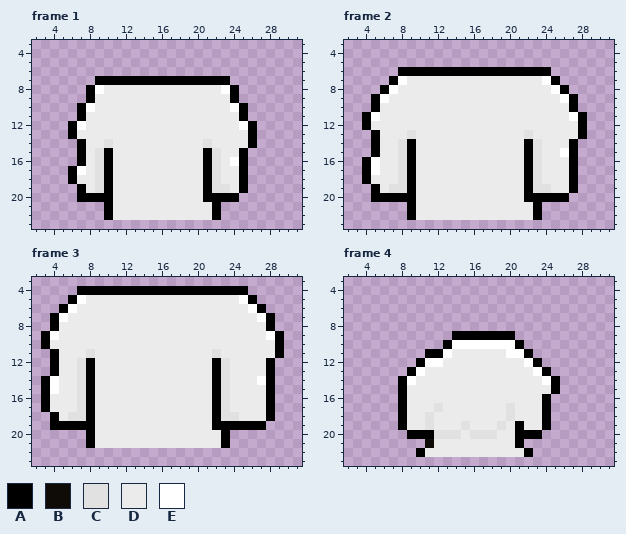
Pixel-art file: Assets/Sprites/Bodies/Human/Chests/Chests.aseprite. The picture above is the old version.
32x32 pixels, 6 frames. Colours within 5 levels of each other are drawn and written as one. Shown: frame 1: x 2..31, y 3..23; frame 2: x 2..31, y 3..23; frame 3: x 2..31, y 3..23; frame 4: x 2..31, y 3..23. The commit also changed other frames, which this record leaves out.
Visible layers, top first: "Белый", "Layer 1".
Palette (. is transparent): A #000000  B #0f0b07  C #e1e1e1  D #ebebeb  E #ffffff
Pixels before, frame 1, first column x 6:
 7 ...AAAAAAAAAAAAAAA...
 8 ..AEDDDDDDDDDDDDDEA..
 9 ..ADDDDDDDDDDDDDDDA..
10 .AEDDDDDDDDDDDDDDDEA.
11 .ADDDDDDDDDDDDDDDDDA.
12 AEDDDDDDDDDDDDDDDDDEA
13 ADDDDDDDDDDDDDDDDDDDA
14 .ADDCDDDDDDDDDDCDDDDA
15 .ADCADDDDDDDDDDACDDA.
16 .ADCADDDDDDDDDDACDEA.
17 AEDCADDDDDDDDDDACDDA.
18 ADDCADDDDDDDDDDACDDA.
19 .ADCADDDDDDDDDDACCDA.
20 .AAAADDDDDDDDDDAAAA..
21 ....ADDDDDDDDDDDA....
22 ....ADDDDDDDDDDDA....
Pixels before, frame 2, first column x 4:
 6 ....AAAAAAAAAAAAAAAAA....
 7 ...AEDDDDDDDDDDDDDDDEA...
 8 ..AEDDDDDDDDDDDDDDDDDEA..
 9 .AEDDDDDDDDDDDDDDDDDDDEA.
10 .ADDDDDDDDDDDDDDDDDDDDDA.
11 AEDDDDDDDDDDDDDDDDDDDDDEA
12 ADDDDDDDDDDDDDDDDDDDDDDDA
13 .ADDDCDDDDDDDDDDDDCDDDDDA
14 .ADDCADDDDDDDDDDDDACDDDA.
15 .ADDCADDDDDDDDDDDDACDDEA.
16 AEDDCADDDDDDDDDDDDACDDDA.
17 AEDDCADDDDDDDDDDDDACDDDA.
18 ADDDCADDDDDDDDDDDDACDDDA.
19 .ADCCADDDDDDDDDDDDACCDDA.
20 .AAAAADDDDDDDDDDDDAAAAA..
21 .....ADDDDDDDDDDDDDA.....
22 .....ADDDDDDDDDDDDDA.....
Pixels before, frame 3, first column x 3:
 4 ....AAAAAAAAAAAAAAAAAAA....
 5 ...AEDDDDDDDDDDDDDDDDDEA...
 6 ..AEDDDDDDDDDDDDDDDDDDDEA..
 7 .AEDDDDDDDDDDDDDDDDDDDDDEA.
 8 .ADDDDDDDDDDDDDDDDDDDDDDDA.
 9 AEDDDDDDDDDDDDDDDDDDDDDDDEA
10 ADDDDDDDDDDDDDDDDDDDDDDDDDA
11 .ADDDCDDDDDDDDDDDDDCDDDDDDA
12 .ADDCADDDDDDDDDDDDDACDDDDA.
13 .ADDCADDDDDDDDDDDDDACDDDDA.
14 AEDDCADDDDDDDDDDDDDACDDDEA.
15 AEDDCADDDDDDDDDDDDDACDDDDA.
16 ADDDCADDDDDDDDDDDDDACDDDDA.
17 ADDDCADDDDDDDDDDDDDACDDDDA.
18 .ADCCADDDDDDDDDDDDDACCDDDA.
19 .AAAAADDDDDDDDDDDDDAAAAAA..
20 .....ADDDDDDDDDDDDDDA......
21 .....ADDDDDDDDDDDDDDA......
Pixels before, frame 4, first column x 8:
 9 ......AAAAAAA.....
10 .....AEEEEEEEA....
11 ...AAEDDDDDDEEA...
12 ..AEEDDDDDDDDDEA..
13 .AEDDDDDDDDDDDDEA.
14 AEDDDDDDDDDDDDDDEA
15 ADDDDDDDDDDDDDDDDA
16 ADDDDDDDDDDDDDDDA.
17 ADDDCDDDDDDDCDDDA.
18 ADDCDDDDDDDDCDDDA.
19 ADDCDDDCDDDCDADDA.
20 .AAACCCDCCCDDAAA..
21 ...BDDDDDDDDDA....
22 ..ADDDDDDDDDDDA...
The same view after the edit:
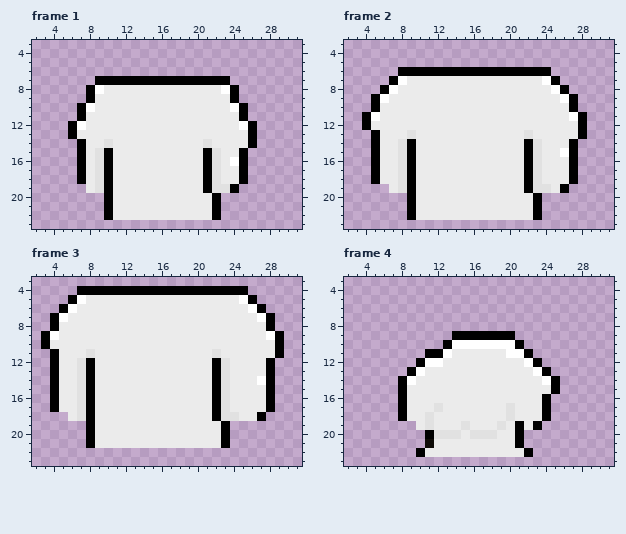
What changed:
layer "Layer 1" now hidden
Frame 1, layer "Белый":
Colour A replaces colour D in row 18 at x 7; in row 19 at x 24.
Colour A replaces colour E in row 17 at x 7.
Colour D replaces colour A in row 20 at x 21.
The edit erases colour A in rows 17 to 18 at x 6; in row 19 at x 7 and 25; in row 20 at x 7 to 9 and 23 to 24.
Frame 2, layer "Белый":
Colour A replaces colour D in row 18 at x 5; in row 19 at x 26.
Colour A replaces colour E in rows 16 to 17 at x 5.
Colour D replaces colour A in row 20 at x 22.
Colour D replaces colour C in row 19 at x 7.
The edit erases colour A in rows 16 to 18 at x 4; in row 19 at x 5 and 27; in row 20 at x 5 to 8 and 24 to 26.
The edit erases colour D in row 19 at x 6.
Frame 3, layer "Белый":
Colour A replaces colour D in rows 16 to 17 at x 4; in row 18 at x 27.
Colour A replaces colour E in rows 14 to 15 at x 4.
Colour D replaces colour A in row 19 at x 22.
Colour D replaces colour C in row 18 at x 6.
The edit erases colour A in rows 14 to 17 at x 3; in row 18 at x 4 and 28; in row 19 at x 4 to 7 and 24 to 27.
The edit erases colour D in row 18 at x 5.
Frame 4, layer "Белый":
Colour A replaces colour D in row 19 at x 23.
The edit erases colour A in row 19 at x 8 and 24; in row 20 at x 9 to 10 and 22 to 23.
The edit erases colour D in row 19 at x 9.
Boxes around the changes in both pictures, in picture pixels (x1, y1, x2, y2):
changed: (68, 166, 104, 202)
changed: (203, 184, 248, 202)
changed: (362, 157, 407, 202)
changed: (524, 184, 578, 202)
changed: (41, 376, 86, 430)
changed: (212, 412, 275, 430)
erased: (398, 421, 425, 439)
changed: (524, 421, 551, 439)
